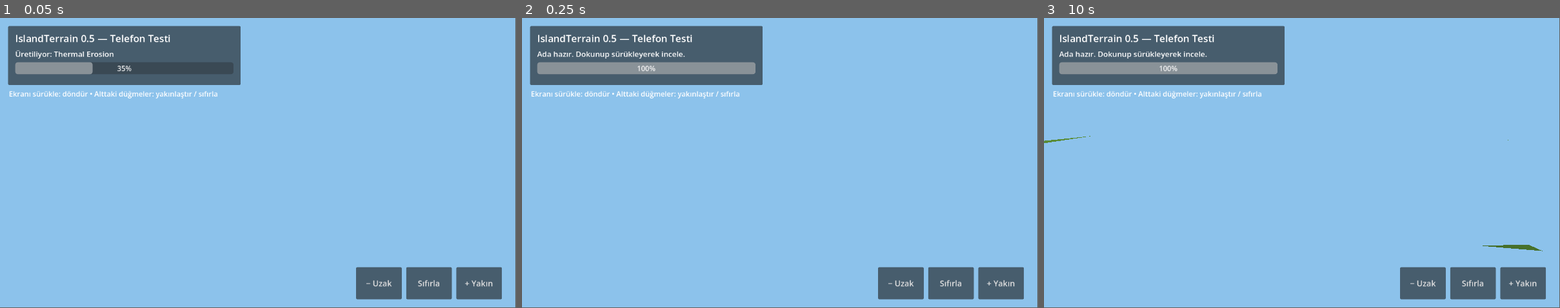
Above: before the commit, frames 1-3 (left to right).
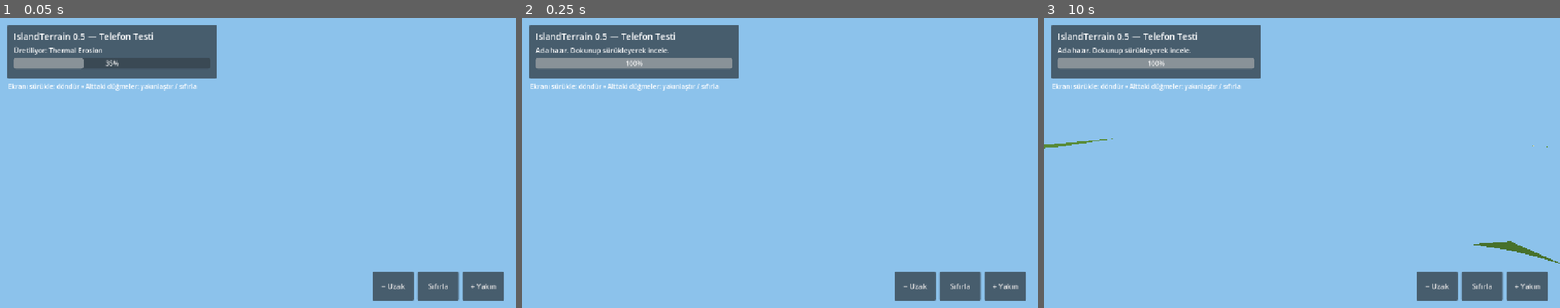
Above: after the commit, the same moments.

Repository: mehmetdem2005/Terrain-yapici
Game: Godot game, scene res://demo/demo_main.tscn
The game is run twice, just before and just after one commit, with the same random seed, the same clock (stepped at 60 frames per second) and the same inputs. Before the commit the project has no main scene; this scene is started directly in both runs.
Inputs (mouse positions are in pixels of both pictures, inside the frame that each line leads up to):
- Up to frame 1 (0.05 s): no input
- Up to frame 2 (0.25 s): no input
- Up to frame 3 (10 s): click "− Uzak" at 0.5 s; click "Sıfırla" at 1.25 s; click "+ Yakın" at 2 s; click "− Uzak" at 2.75 s; click "Sıfırla" at 3.5 s; click "+ Yakın" at 4.25 s; click "− Uzak" at 5 s; click "Sıfırla" at 5.75 s; click "+ Yakın" at 6.5 s; tap Enter at 7.25, 8.75 s; move the mouse to (1415, 148) at 7.27 s; click (1415, 148) at 7.42 s; tap Space at 8, 9.5 s; drag from (1198, 177) to (1276, 221) at 8.02 s; move the mouse to (1353, 99) at 8.77 s; click (1353, 99) at 8.92 s; drag from (1276, 221) to (1147, 119) at 9.52 s
In our replay, the window is 799x449 before the commit and 800x450 after it. These sizes can differ from the game's own. Grey fills any space a smaller window leaves; there, only what the larger window draws over its background counts as a difference.

The runs differ from the first frame. In frame 1, 6.5% of the frame differs, in the area x 1-98%, y 2-98%; in frame 2, 6.8%; in frame 3, 7.1%, in the area x 0-100%, y 2-98%.

Commit message:
Configure touch demo as test project entry point

Diff:
--- a/project.godot
+++ b/project.godot
@@ -1,12 +1,21 @@
 ; Engine configuration file.
-; Minimal validation project for Terrain-yapici / IslandTerrain.
+; Testable IslandTerrain 0.5 project for Godot 4.6.3 Mobile Renderer.
 
 config_version=5
 
 [application]
 
-config/name="Terrain-yapici"
+config/name="IslandTerrain Telefon Testi"
+run/main_scene="res://demo/demo_main.tscn"
 config/features=PackedStringArray("4.6", "Mobile")
+
+[display]
+
+window/size/viewport_width=1280
+window/size/viewport_height=720
+window/size/window_width_override=1280
+window/size/window_height_override=720
+window/stretch/mode="canvas_items"
 
 [editor_plugins]
 
